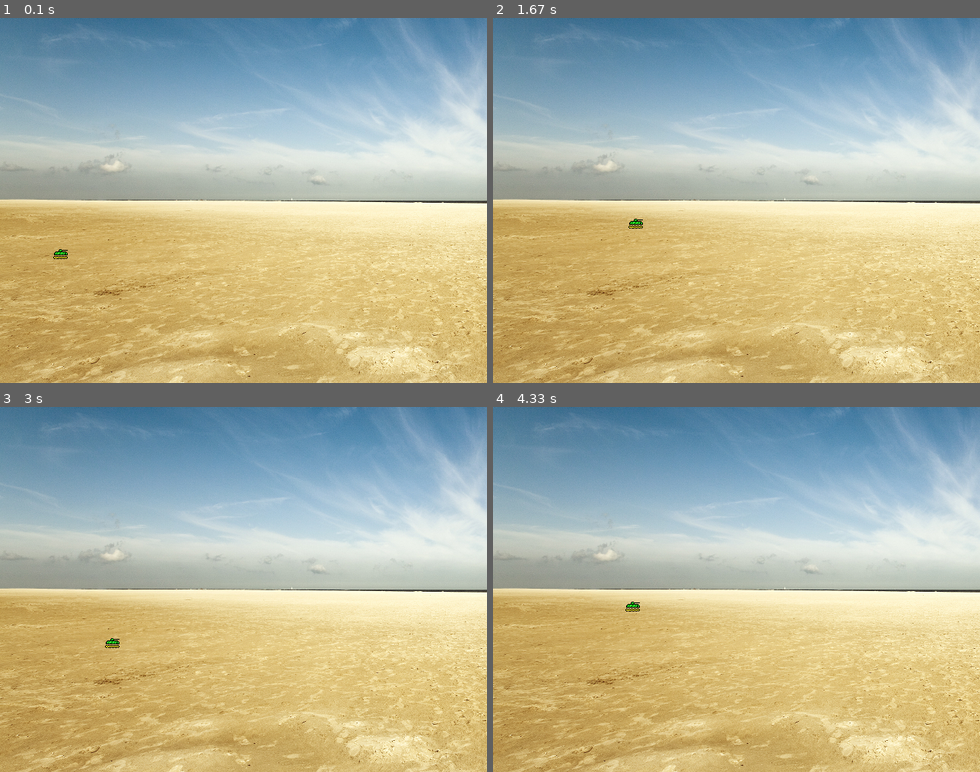
Above: before the commit, frames 1-4 (two rows, left to right).
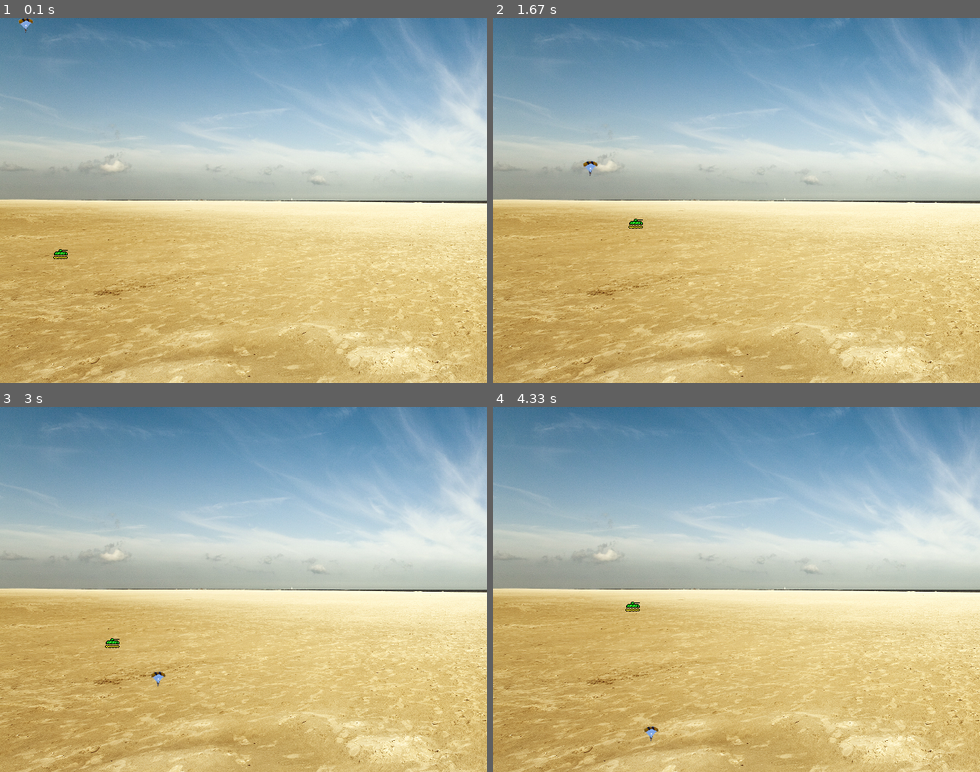
Above: after the commit, the same moments.

Repository: rodrigodub/Output
Game: pygame game, started from ProgramacaoDeJogos/Input04PJ04_c.py
Same seed, same stepped clock (60 frames per second), same inputs: the game is played once before the commit and once after it.
Inputs:
- Up to frame 1 (0.1 s): no input
- Up to frame 2 (1.67 s): tap Space at 0.33 s; hold Right 0.67-1.13 s; hold Up 1.17-1.47 s; hold Right from 1.5 s (still down)
- Up to frame 3 (3 s): release Right at 1.97 s; hold Left 2-2.53 s; hold Down 2.57-2.87 s; hold Left from 2.9 s (still down); tap Space at 2.97 s
- Up to frame 4 (4.33 s): tap Space at 3.27, 3.4, 3.8, 4.1 s; release Left at 3.3 s; hold Up 3.33-3.7 s; hold Right from 3.73 s (still down)

The runs differ from the first frame. In frame 1, less than 0.1% of the frame differs, in the area x 3-7%, y 0-5%; in frame 2, less than 0.1%; in frame 3, less than 0.1%; in frame 4, less than 0.1%, in the area x 30-35%, y 87-92%.

Commit message:
PJ4: one paratrooper OK, but landing is still flaky
# v2.078
# 20171229

Diff:
--- a/ProgramacaoDeJogos/Input04PJ04_c.py
+++ b/ProgramacaoDeJogos/Input04PJ04_c.py
@@ -6,7 +6,7 @@
 # Usage:
 # > python3 Input04PJ04_c.py
 #
-# v2.077
+# v2.078
 # 20171229
 #################################################
 __author__ = 'Rodrigo Nobrega'
@@ -90,27 +90,54 @@
 
 
 # paratrooper
+class Paratrooper(object):
+    """Define a paratrooper, its initial and final position, and state (0: on air, 1: on ground, 2:rescued)"""
+    def __init__(self):
+        self.image = load_image('skydiver.png')
+        self.initial = (random.randint(0, 640), -20)
+        self.final = (random.randint(10, 630), random.randint(230, 470))
+        self.pos = self.image.get_rect().move(self.initial[0], self.initial[1])
+        self.state = 0
+        self.duration = 200
+        self.proximity = self.duration
+
+    def move(self):
+        if self.proximity > 0:
+            self.pos.left += (self.final[0] - self.initial[0]) / self.duration
+            self.pos.top += (self.final[1] - self.initial[1]) / self.duration
+            self.proximity -= 1
+        else:
+            self.state = 1
+            self.pos = self.image.get_rect().move(self.final[0], self.final[1])
+
+
+# paratrooperlist
 
 # skydmovement
 
 
 # event loop
-def eventloop(scr, tnk, vec):
-    # arguments: scr=screen, tnk=tank, vec=tank vector
-    vector = vec
+def eventloop(scr, tnk, prt):
+    # arguments: scr=screen, tnk=tank, prt=paratrooper
     while True:
         # quit gracefully
         for event in pygame.event.get():
-            if event.type == pygame.QUIT:
+            if event.type == pygame.QUIT or pygame.key.get_pressed()[K_q]:
                 sys.exit()
         # check tank controls
         tnk.control()
         # blit the background to erase the last tank position
         scr.area.blit(scr.image, tnk.pos, tnk.pos)
+        # blit the background to erase the last paratrooper position
+        scr.area.blit(scr.image, prt.pos, prt.pos)
         # move tank
         tnk.move()
+        # move paratrooper
+        prt.move()
         # blit tank in new position
         scr.area.blit(tnk.image, tnk.pos)
+        # blit paratrooper in new position
+        scr.area.blit(prt.image, prt.pos)
         # refresh display
         pygame.display.flip()
 
@@ -124,8 +151,10 @@
     screen = Setupscreen('desert640.png')
     # creates tank at initial position
     thetank = Tank(50, 300)
+    # creates a paratrooper
+    parat1 = Paratrooper()
     # start the event loop with tank moving right
-    eventloop(screen, thetank, (2, 0))
+    eventloop(screen, thetank, parat1)
 
 
 # execute main
